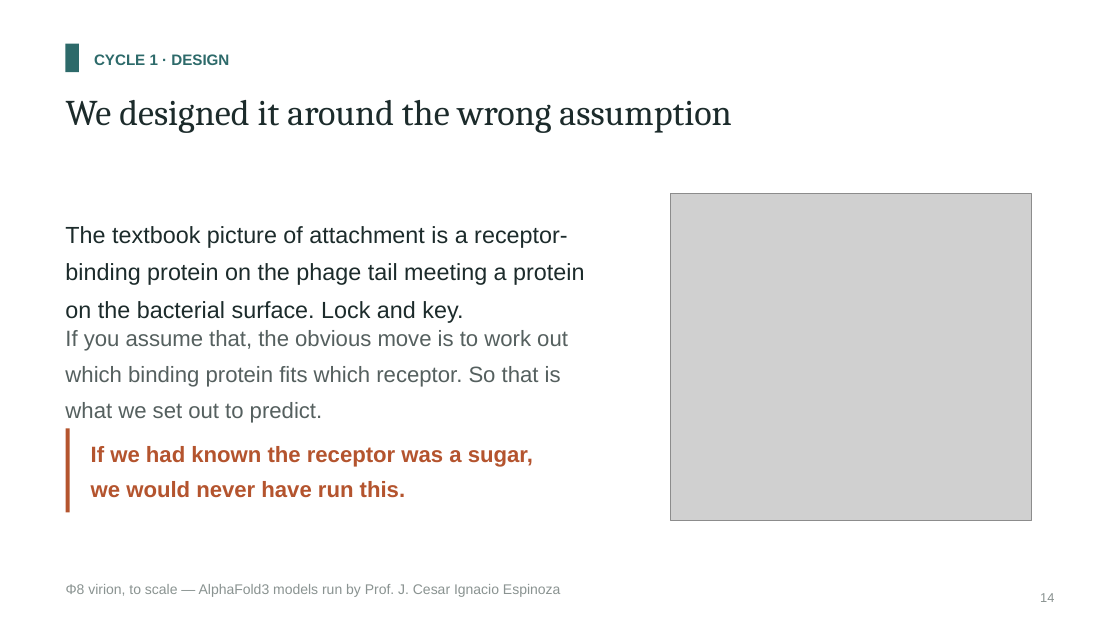
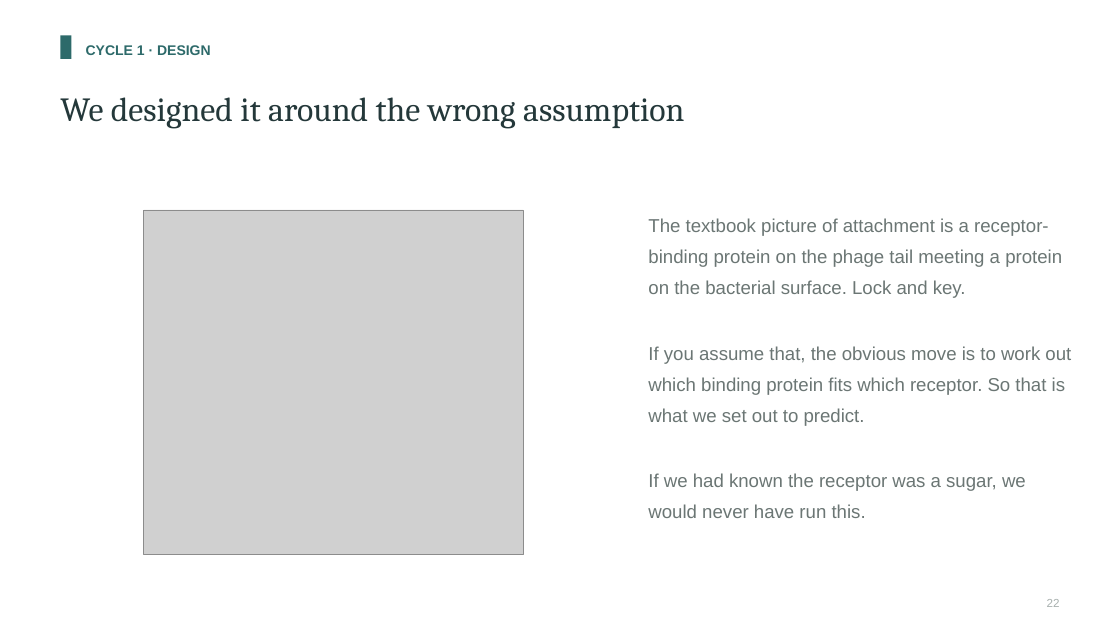
Before and after one commit to A1ex-Ch3n/igem-2026, a slide deck: slide 22 of documents/2026-10-25_presentation_deck.pptx (slide 14 before the commit). Drawn at 1120x630 pixels with LibreOffice and Linux fonts; fonts in the diff are those of the drawing; grey boxes stand for pictures. Boxes give left, top, right and bottom in pixels: in the first picture for what was removed or moved away, otherwise in the second. Text is boxed around its words. In the diff, an @@ line names an element or a change of style, - is before the commit and + after.

```diff
--- a/documents/2026-10-25_presentation_deck.pptx
+++ b/documents/2026-10-25_presentation_deck.pptx
@@ rectangle resized from (x1=66, y1=44, x2=79, y2=72) to (x1=60, y1=35, x2=71, y2=59) @@
@@ text "CYCLE 1 · DESIGN" moved from (x1=94, y1=54, x2=229, y2=65) to (x1=86, y1=45, x2=211, y2=55) @@
@@ text "CYCLE 1 · DESIGN" at (x1=86, y1=45, x2=211, y2=55): size 13 to 12 pt; line spacing 1.25 to 1.3 @@
@@ text "We designed it around the ..." at (x1=60, y1=97, x2=684, y2=128): size 31 to 29 pt, text colour #1C2B2B to #24383A; line spacing 1.08 to 1.12 @@
@@ text removed at (x1=65, y1=226, x2=584, y2=323) @@
-The textbook picture of attachment is a receptor-binding protein on the phage tail meeting a protein on the bacterial surface. Lock and key.
@@ picture resized from (x1=670, y1=193, x2=1032, y2=521) to (x1=144, y1=210, x2=523, y2=555) @@
@@ text added at (x1=648, y1=218, x2=1071, y2=518), 16 pt, text #6B7674 @@
+The textbook picture of attachment is a receptor-binding protein on the phage tail meeting a protein on the bacterial surface. Lock and key.
+If you assume that, the obvious move is to work out which binding protein fits which receptor. So that is what we set out to predict.
+If we had known the receptor was a sugar, we would never have run this.
@@ text removed at (x1=65, y1=330, x2=568, y2=423) @@
-If you assume that, the obvious move is to work out which binding protein fits which receptor. So that is what we set out to predict.
@@ rectangle removed at (x1=66, y1=429, x2=70, y2=513) @@
@@ text removed at (x1=91, y1=446, x2=533, y2=498) @@
-If we had known the receptor was a sugar,
-we would never have run this.
@@ text removed at (x1=66, y1=584, x2=560, y2=597) @@
-Φ8 virion, to scale — AlphaFold3 models run by Prof. J. Cesar Ignacio Espinoza
@@ text removed at (x1=1040, y1=593, x2=1054, y2=602) @@
-14
@@ text added at (x1=1047, y1=599, x2=1060, y2=607), 10 pt, text #A8B0AE @@
+22
```
Also in this commit, not shown: 27 other slides changed, 57 slides added, 28 slides removed, 20 other files.
